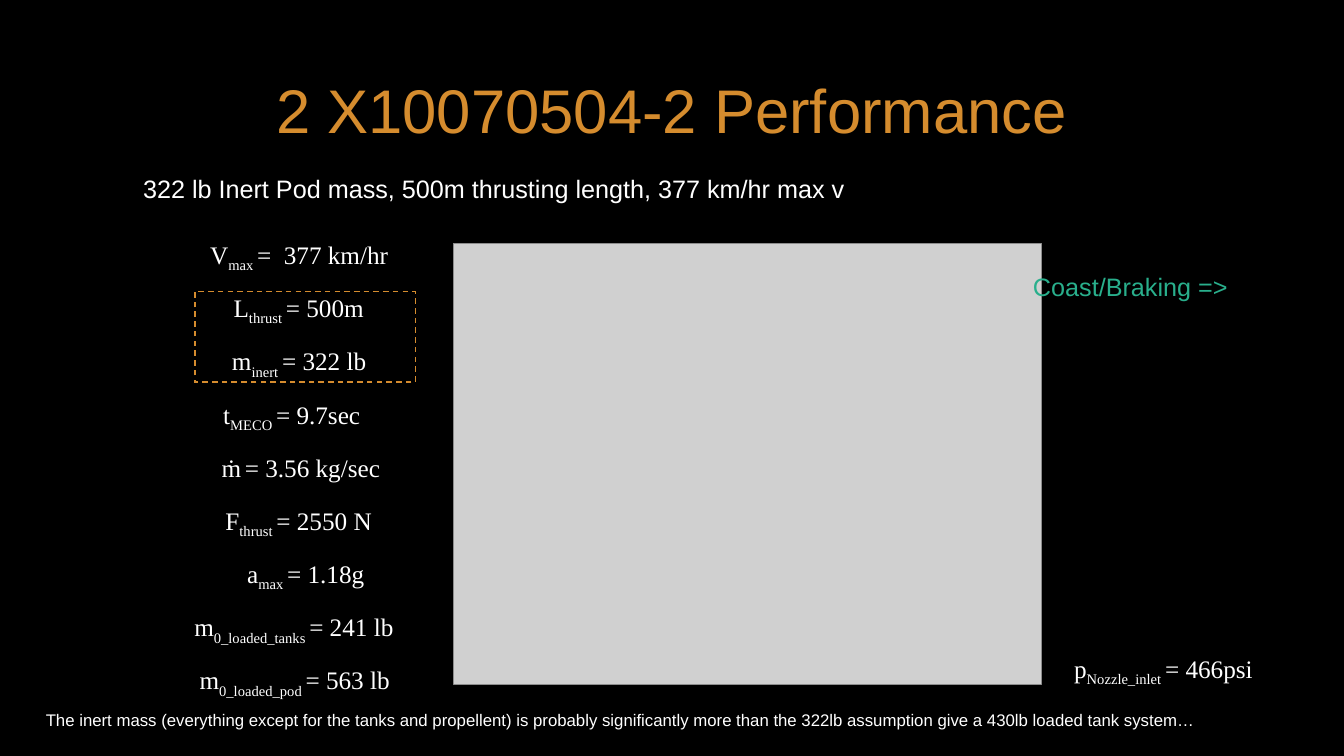
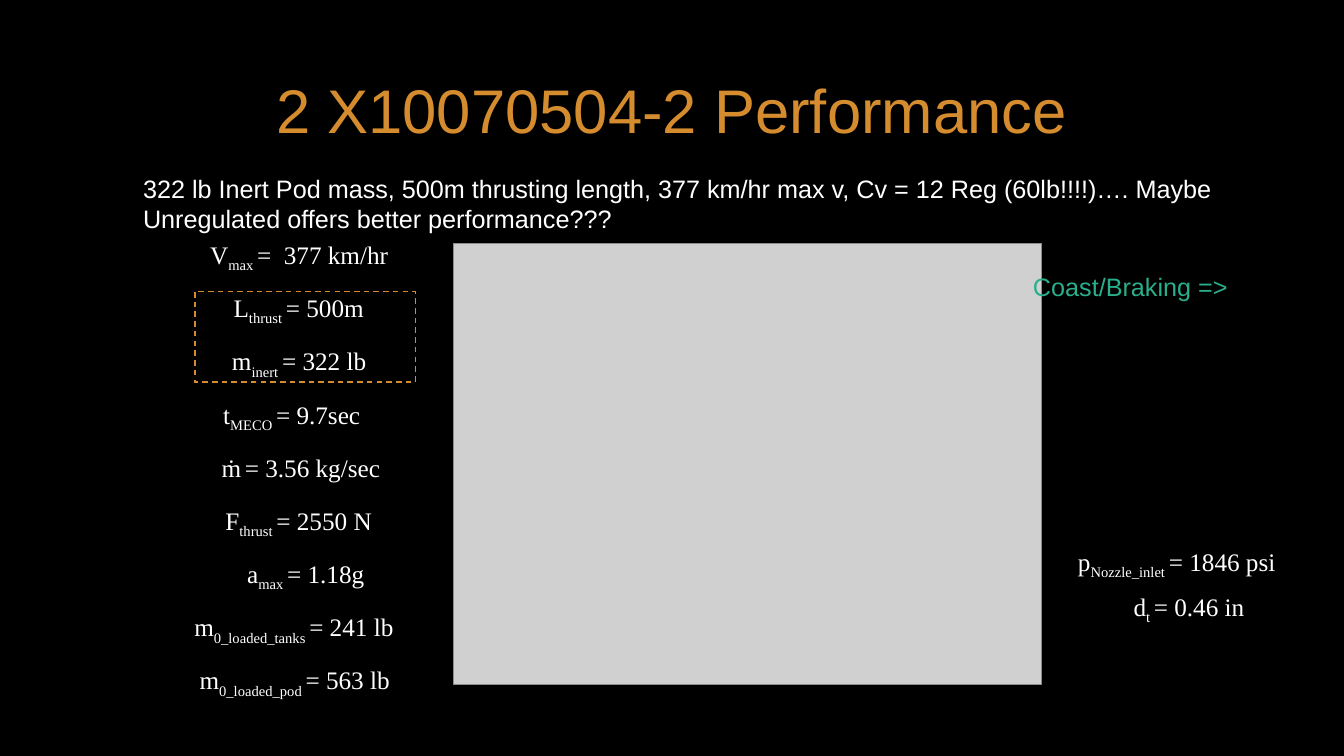
Before and after one commit to Kent1701/Cal_Poly_SLO_Hyperloop_Propulsion_2019_2020, a slide deck: slide 18 of Presentations/CDR_Prop.pptx. Drawn at 1344x756 pixels with LibreOffice and Linux fonts; fonts in the diff are those of the drawing; grey boxes stand for pictures. Boxes give left, top, right and bottom in pixels: in the first picture for what was removed or moved away, otherwise in the second. Text is boxed around its words. In the diff, an @@ line names an element or a change of style, - is before the commit and + after.

```diff
--- a/Presentations/CDR_Prop.pptx
+++ b/Presentations/CDR_Prop.pptx
@@ text at bbox=[143, 179, 1212, 234]: text changed @@
-322 lb Inert Pod mass, 500m thrusting length, 377 km/hr max v
+322 lb Inert Pod mass, 500m thrusting length, 377 km/hr max v, Cv = 12 Reg (60lb!!!!)…. Maybe Unregulated offers better performance???
@@ text at bbox=[1091, 554, 1275, 579]: text changed @@
-pNozzle_inlet = 466psi
+pNozzle_inlet = 1846 psi
@@ text added at bbox=[1174, 599, 1245, 617], 18 pt, text #FFFFFF @@
+dt = 0.46 in
@@ text removed at bbox=[46, 714, 1194, 730] @@
-The inert mass (everything except for the tanks and propellent) is probably significantly more than the 322lb assumption give a 430lb loaded tank system…
```
Also in this commit, not shown: 2 other slides changed, 4 other files.
